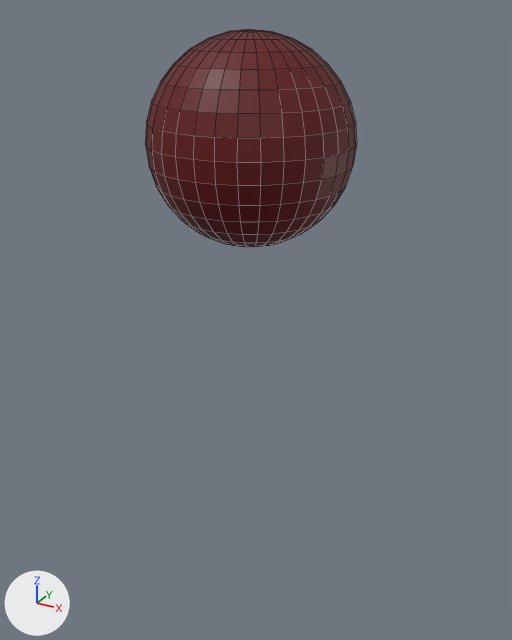
Renders of the Blender file panzerkrankenwagen-simulator/Patient.blend from each side of a commit.
Camera for both pictures: a 50 mm lens placed at (2.53, -4.52, 4.72), pointed at (0.02, 0.04, 2.43). Every picture has the same lights, and +X, +Y and +Z are marked at lower left. The older version comes first. Mesh edges are drawn as thin lines.
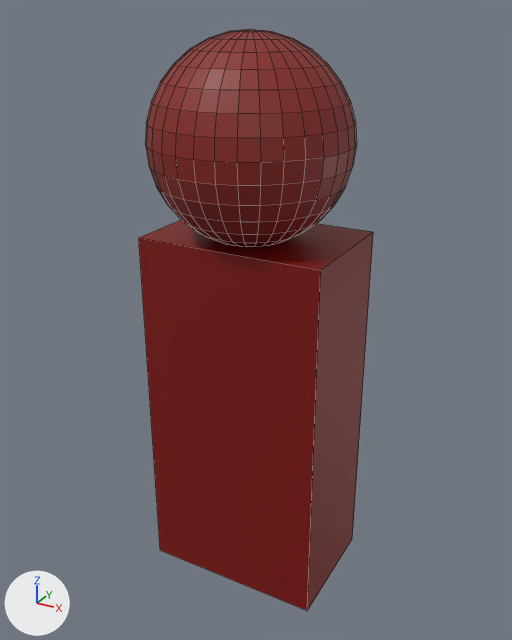
What differs and where, as boxes (x1, y1, x2, y2) in the pictures (512 x 640 px):
'Cube', added (red)
    after: (139, 220, 373, 611)
'Sphere', recoloured (dark red to red)
    both: (145, 29, 356, 247)

The change in detail:
Material 'Material.001' (mat_material_001) changes colour from dark red #620002 to red #88231c; in linear values from (0.121, 0.0, 0.000656) to (0.245, 0.0164, 0.0113).
Material 'Material.003' (mat_material_003) is new.
Its base color is (0.215, 0.00259, 0.0) (red #800900).
Mesh me_cube_001 is new.
It is a box spanning x -1.0..1.0, y -1.0..1.0, z -1.0..1.0.
It uses material mat_material_003 (red #800900).
Object 'Cube' (ob_cube) is new; it shows me_cube_001.
Its location is (0.012, 0.077, 1.631).
Its scale is (0.75, 0.5, 1.5).
